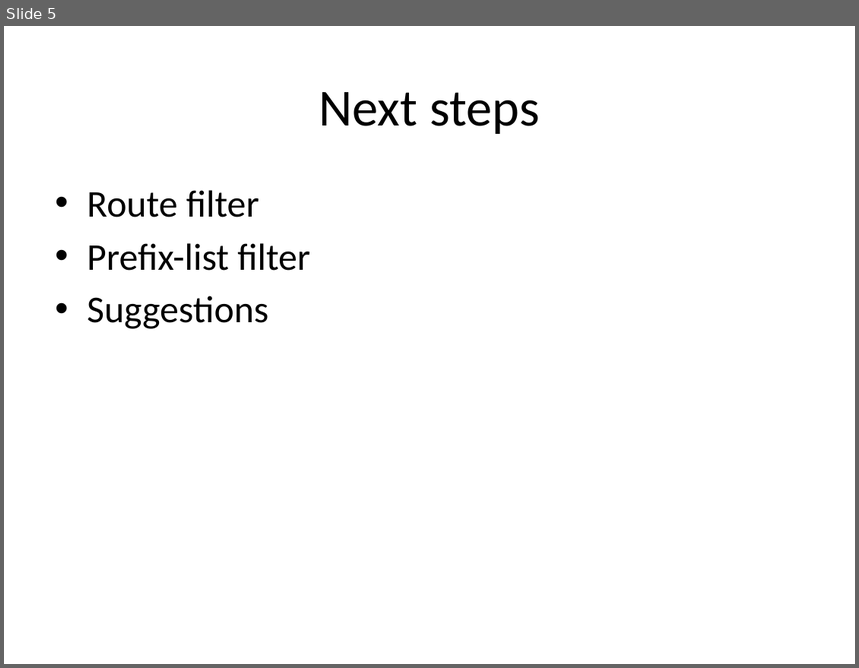
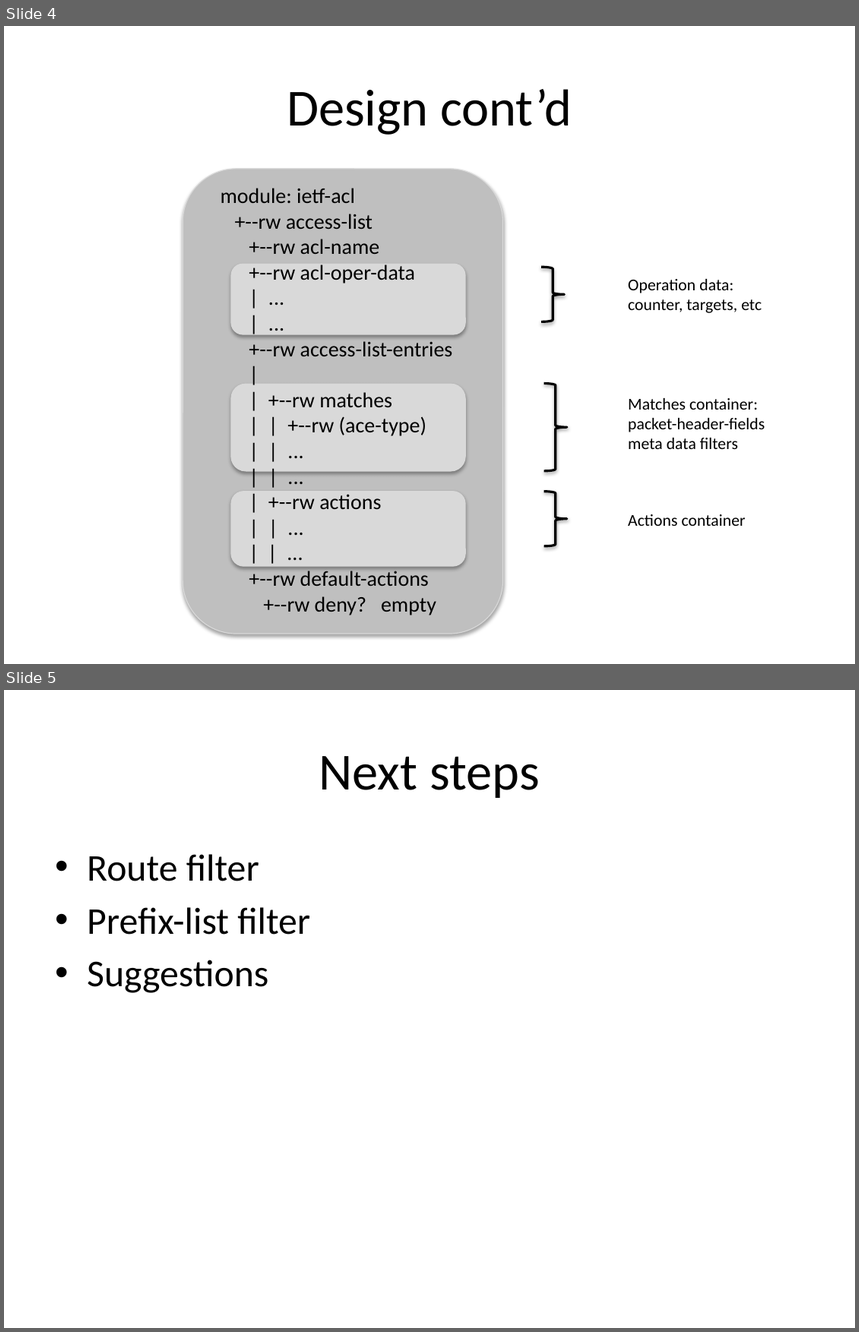
Before and after one commit to YangModels/yang, a slide deck: experimental/ietf/ietf90 acl draft.pptx. Shown one above the other, each under a label of ours: slide 5 before the commit, slides 4 and 5 after it. The pictures are 859x668 and 859x1332 pixels, drawn with LibreOffice and Linux fonts; fonts in the diff are those of the drawing. Boxes give left, top, right and bottom in pixels: in the first picture for what was removed or moved away, otherwise in the second. Text is boxed around its words. In the diff, an @@ line names an element or a change of style, - is before the commit and + after.

```diff
--- a/experimental/ietf/ietf90 acl draft.pptx
+++ b/experimental/ietf/ietf90 acl draft.pptx
@@ slide 4 added at bbox=[4, 26, 855, 664], background #FFFFFF @@
@@ title added at bbox=[287, 89, 572, 135], 44 pt, text #000000 @@
+Design cont’d
@@ rounded rectangle added at bbox=[183, 169, 503, 635], fill #BFBFBF, outline #D9D9D9 0.75 pt @@
@@ text added at bbox=[221, 188, 453, 616], 18 pt, text #000000 @@
+module: ietf-acl
++--rw access-list
++--rw acl-name
++--rw acl-oper-data
+| ...
+| ...
++--rw access-list-entries
+|
+| +--rw matches
+| | +--rw (ace-type)
+| | ...
+| | ...
+| +--rw actions
+| | ...
+| | ...
++--rw default-actions
++--rw deny? empty
@@ rounded rectangle added at bbox=[231, 265, 465, 335], fill #D9D9D9, outline #D9D9D9 0.75 pt @@
@@ right brace added at bbox=[541, 267, 564, 322], outline #000000 2 pt @@
@@ text added at bbox=[628, 279, 762, 313], 14 pt, text #000000 @@
+Operation data:
+counter, targets, etc
@@ rounded rectangle added at bbox=[231, 385, 465, 471], fill #D9D9D9, outline #D9D9D9 0.75 pt @@
@@ right brace added at bbox=[544, 383, 566, 471], outline #000000 2 pt @@
@@ text added at bbox=[628, 398, 765, 449], 14 pt, text #000000 @@
+Matches container:
+packet-header-fields
+meta data filters
@@ rounded rectangle added at bbox=[231, 492, 465, 566], fill #D9D9D9, outline #D9D9D9 0.75 pt @@
@@ right brace added at bbox=[544, 492, 566, 546], outline #000000 2 pt @@
@@ text added at bbox=[628, 515, 746, 526], 14 pt, text #000000 @@
+Actions container
```
Also in this commit, not shown: 3 slides changed, 1 slide removed.
